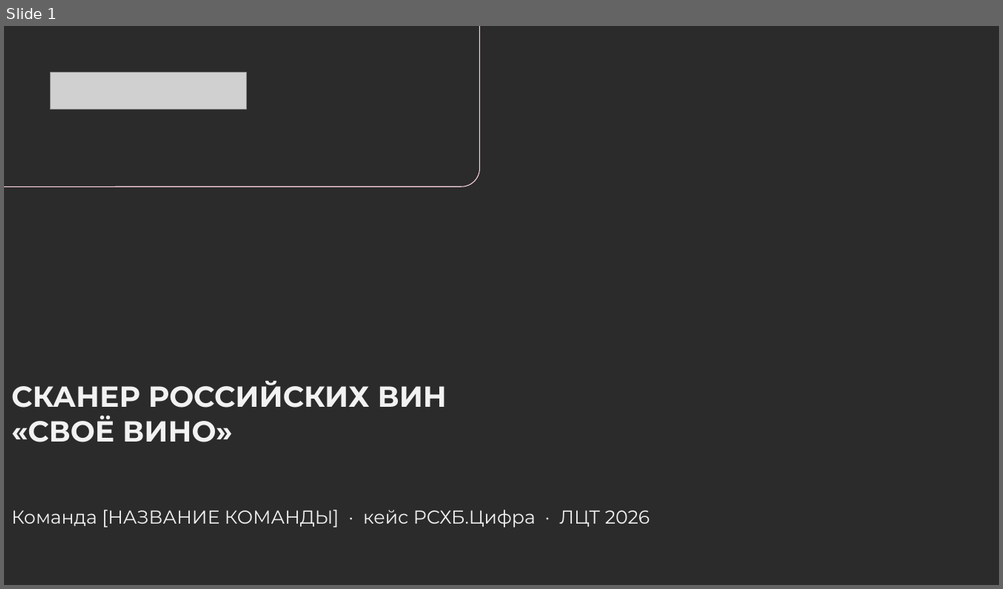
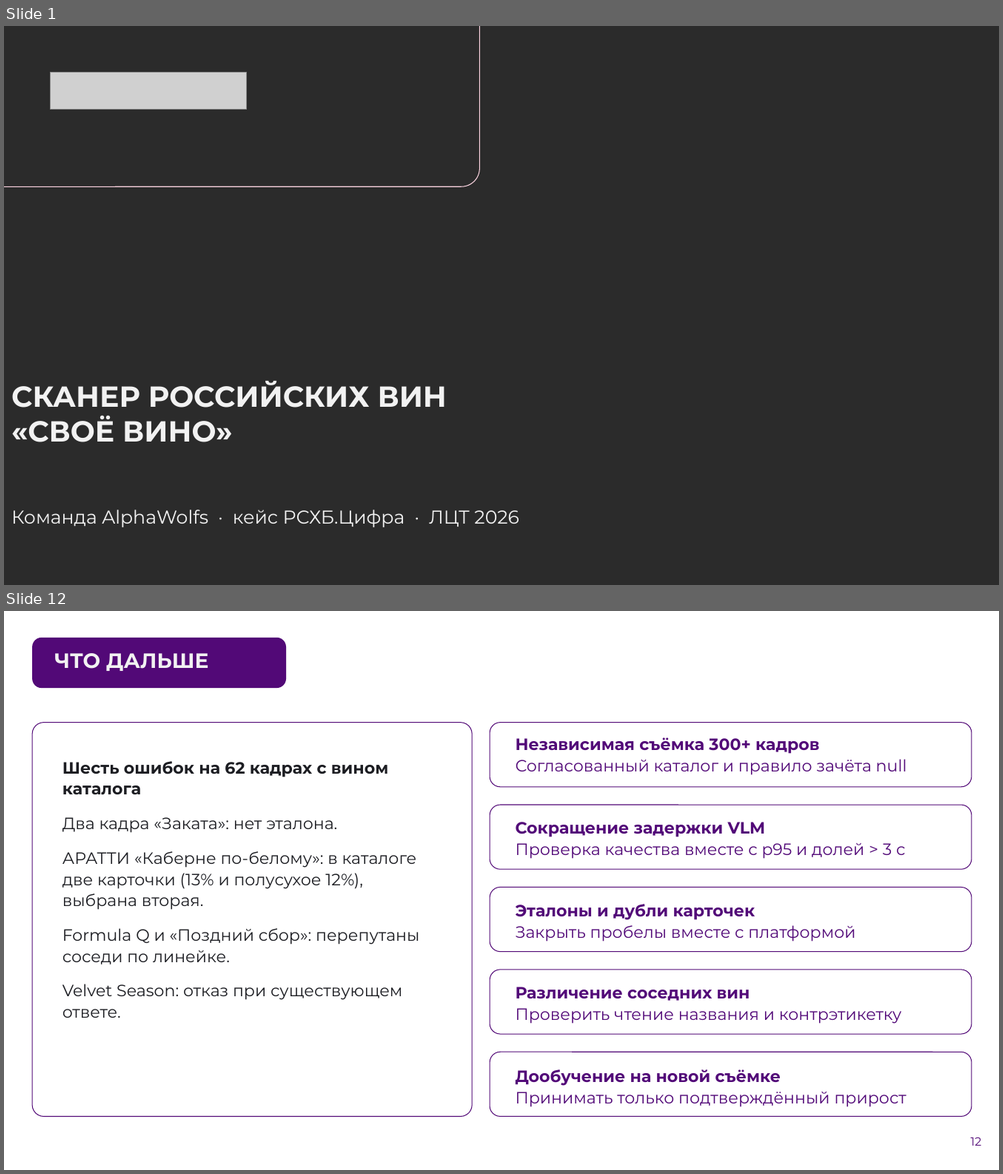
Before and after one commit to AlexGvr/rus_vines, a slide deck: ЛЦТ2026 Сканер российских вин.pptx. Shown one above the other, each under a label of ours: slide 1 before the commit, slides 1 and 12 after it; the slides between them are not shown. The pictures are 1003x589 and 1003x1174 pixels, drawn with LibreOffice and Linux fonts; fonts in the diff are those of the drawing; grey boxes stand for pictures; background and template pictures are left out; a plain dark background stands for a picture behind light text. Boxes give left, top, right and bottom in pixels: in the first picture for what was removed or moved away, otherwise in the second. Text is boxed around its words. In the diff, an @@ line names an element or a change of style, - is before the commit and + after.

```diff
--- a/ЛЦТ2026 Сканер российских вин.pptx
+++ b/ЛЦТ2026 Сканер российских вин.pptx
@@ slide 12 added at [4,611,999,1170], background picture (left out) @@
@@ rounded rectangle added at [32,638,286,689], fill #520977 @@
@@ title added at [54,653,208,671], 20 pt, text #F2F2F2, bold @@
+ЧТО ДАЛЬШЕ
@@ rounded rectangle added at [32,722,472,1117], fill #FFFFFF, outline #520977 0.75 pt @@
@@ rounded rectangle added at [489,722,972,786], fill #FFFFFF, outline #520977 0.75 pt @@
@@ text added at [515,738,907,775], 15.8 pt, text #520978 @@
+Независимая съёмка 300+ кадров
+Согласованный каталог и правило зачёта null
@@ text added at [62,761,419,1018], 15.8 pt, text #1C1D22 @@
+Шесть ошибок на 62 кадрах с вином каталога
+Два кадра «Заката»: нет эталона.
+АРАТТИ «Каберне по-белому»: в каталоге две карточки (13% и полусухое 12%), выбрана вторая.
+Formula Q и «Поздний сбор»: перепутаны соседи по линейке.
+Velvet Season: отказ при существующем ответе.
@@ rounded rectangle added at [489,805,972,869], fill #FFFFFF, outline #520977 0.75 pt @@
@@ text added at [515,822,905,859], 15.8 pt, text #520978 @@
+Сокращение задержки VLM
+Проверка качества вместе с p95 и долей > 3 с
@@ rounded rectangle added at [489,887,972,951], fill #FFFFFF, outline #520977 0.75 pt @@
@@ text added at [515,904,855,942], 15.8 pt, text #520978 @@
+Эталоны и дубли карточек
+Закрыть пробелы вместе с платформой
@@ rounded rectangle added at [489,970,972,1034], fill #FFFFFF, outline #520977 0.75 pt @@
@@ text added at [515,987,902,1024], 15.8 pt, text #520978 @@
+Различение соседних вин
+Проверить чтение названия и контрэтикетку
@@ rounded rectangle added at [489,1053,972,1117], fill #FFFFFF, outline #520977 0.75 pt @@
@@ text added at [515,1070,906,1108], 15.8 pt, text #520978 @@
+Дообучение на новой съёмке
+Принимать только подтверждённый прирост
@@ page number added at [970,1138,982,1146], 11.3 pt, text #520978 @@
+12
@@ slide 1 changed as well @@
@@ text at [11,510,519,528]: text changed @@
-Команда [НАЗВАНИЕ КОМАНДЫ] · кейс РСХБ.Цифра · ЛЦТ 2026
+Команда AlphaWolfs · кейс РСХБ.Цифра · ЛЦТ 2026
```
Also in this commit, not shown: 9 other slides changed, 6 other slides added, 7 slides removed, 3 other files.
